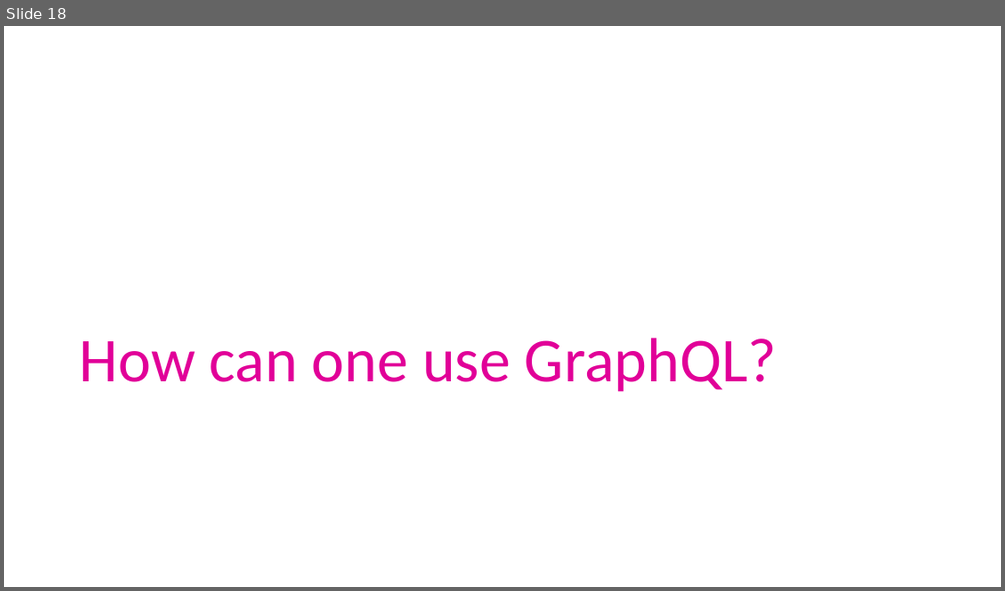
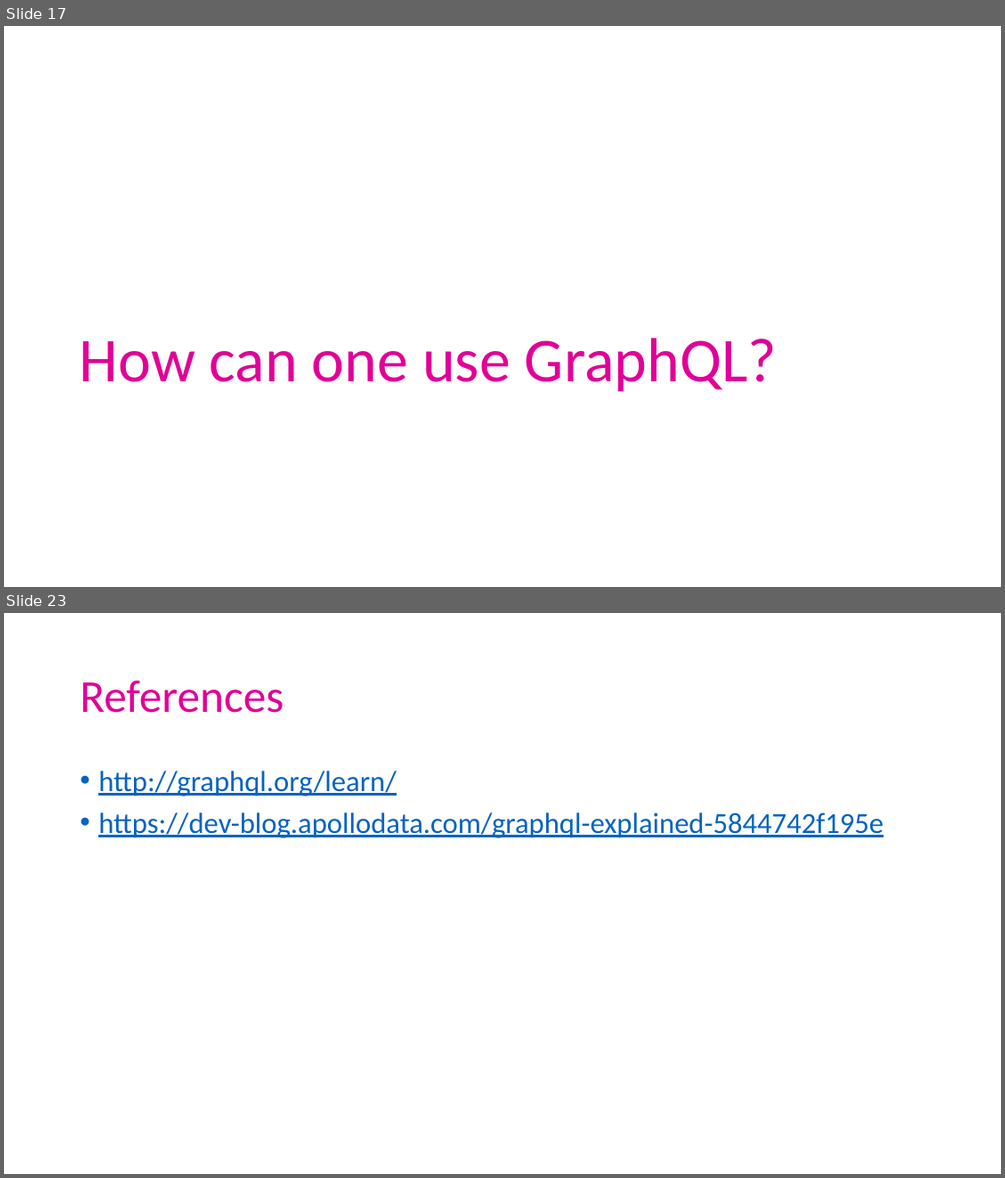
Before and after one commit to ArneSchulze/GraphQL, a slide deck: slides.pptx. Shown one above the other, each under a label of ours: slide 18 before the commit, slides 17 and 23 after it; the slides between them are not shown. The pictures are 1005x591 and 1005x1178 pixels, drawn with LibreOffice and Linux fonts; fonts in the diff are those of the drawing. Boxes give left, top, right and bottom in pixels: in the first picture for what was removed or moved away, otherwise in the second. Text is boxed around its words. In the diff, an @@ line names an element or a change of style, - is before the commit and + after.

```diff
--- a/slides.pptx
+++ b/slides.pptx
@@ slide 23 added at bbox=[4, 613, 1001, 1174], background #FFFFFF @@
@@ title added at bbox=[80, 680, 283, 713], 44 pt, text #E10098 @@
+References
@@ text added at bbox=[98, 771, 883, 838], 28 pt, text #0563C1, underline @@
+• http://graphql.org/learn/
+• https://dev-blog.apollodata.com/graphql-explained-5844742f195e
@@ what was slide 18 is now slide 17 @@
```
Also in this commit, not shown: 2 slides changed, 5 other slides added, 2 slides removed, 1 other file.
